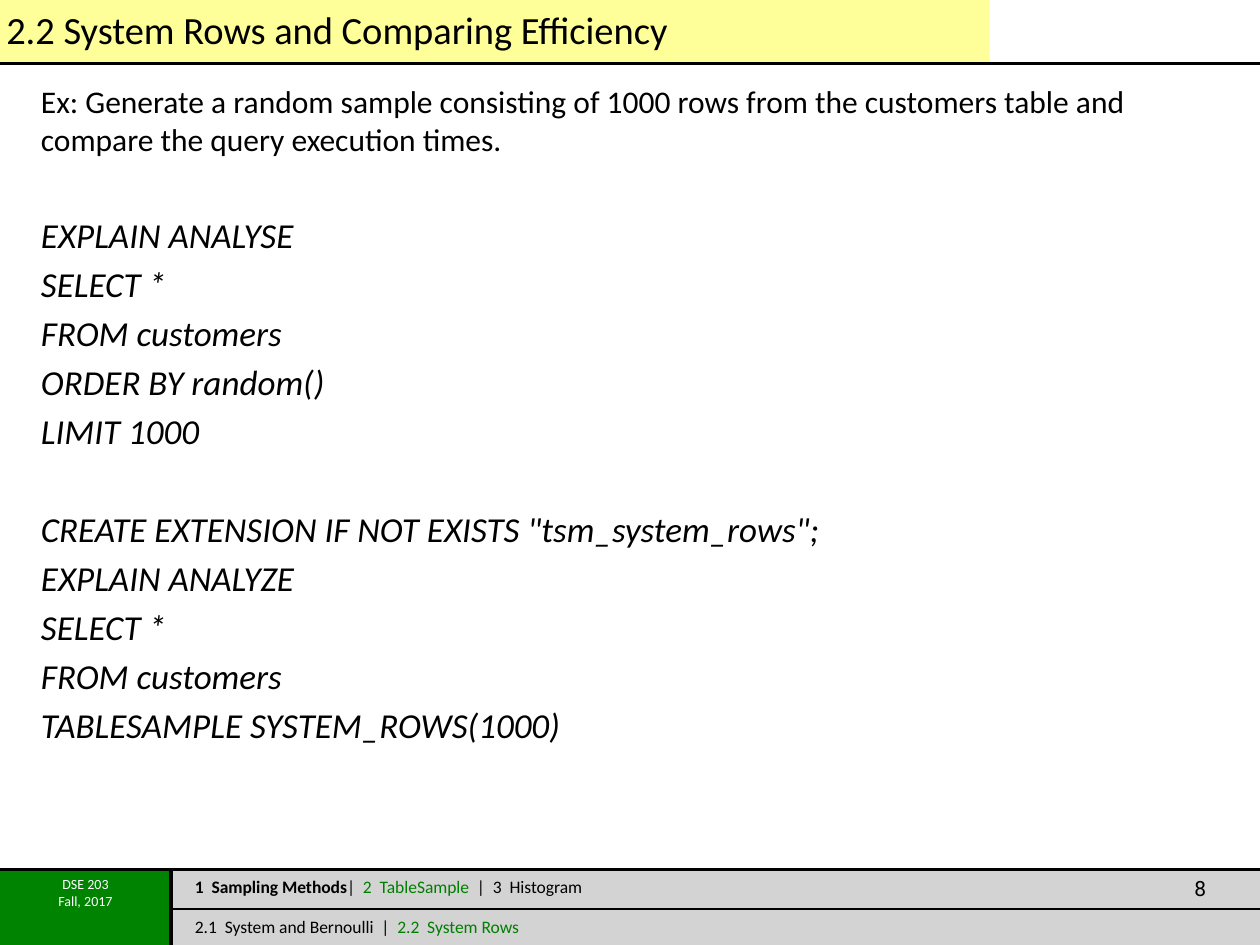
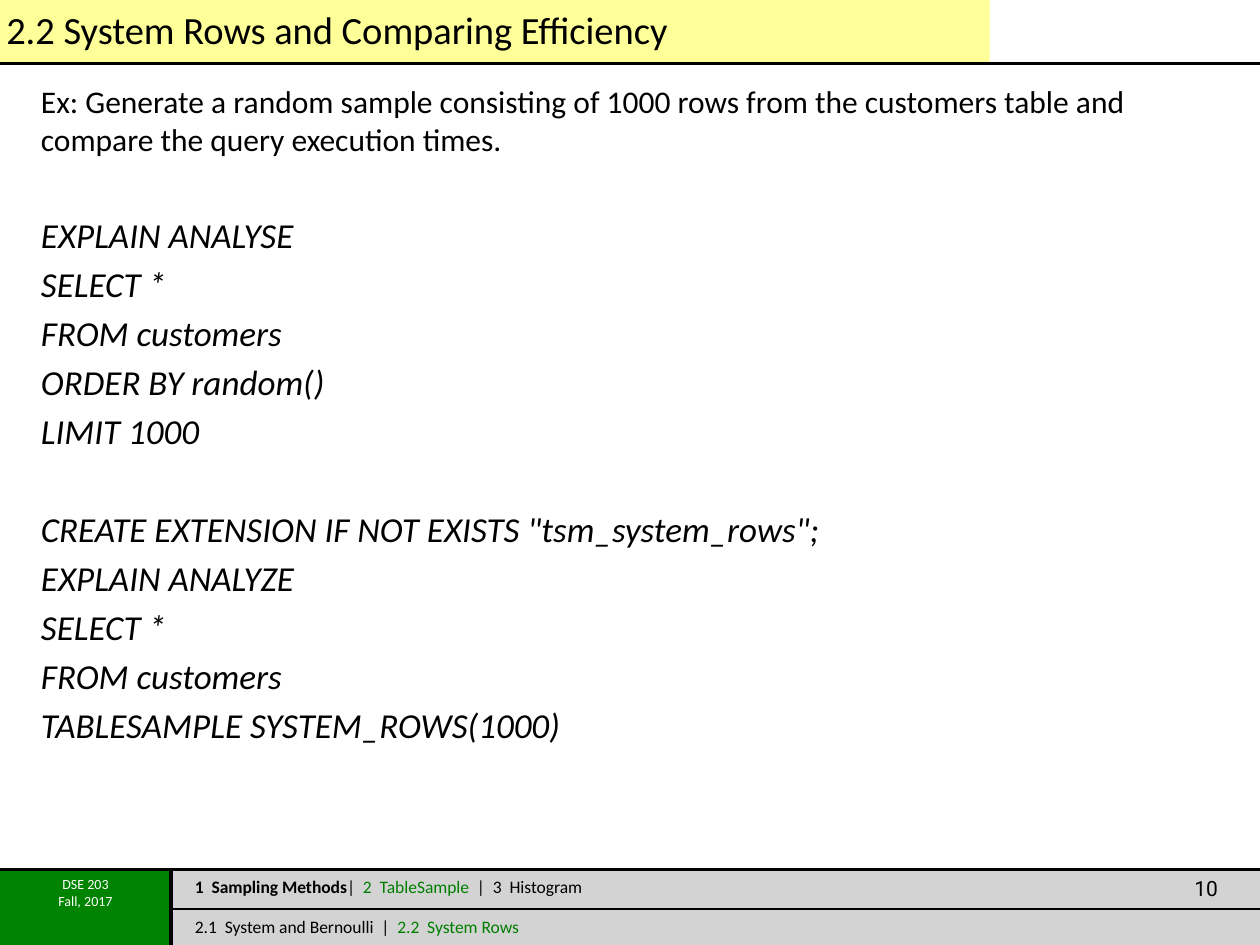
Before and after one commit to afcarl/2017FA-DSE203, a slide deck: slide 10 of Lectures/Lecture_1/HandsOn/BasicSQLForAnalytics.pptx (slide 8 before the commit). Drawn at 1260x945 pixels with LibreOffice and Linux fonts; fonts in the diff are those of the drawing; background and template pictures are left out. Boxes give left, top, right and bottom in pixels: in the first picture for what was removed or moved away, otherwise in the second. Text is boxed around its words. In the diff, an @@ line names an element or a change of style, - is before the commit and + after.

```diff
--- a/Lectures/Lecture_1/HandsOn/BasicSQLForAnalytics.pptx
+++ b/Lectures/Lecture_1/HandsOn/BasicSQLForAnalytics.pptx
@@ page number removed at box(1194, 881, 1206, 896) @@
-8
@@ page number added at box(1194, 881, 1218, 896), 12 pt, text #000000 @@
+10
```
Also in this commit, not shown: 5 slides added.
